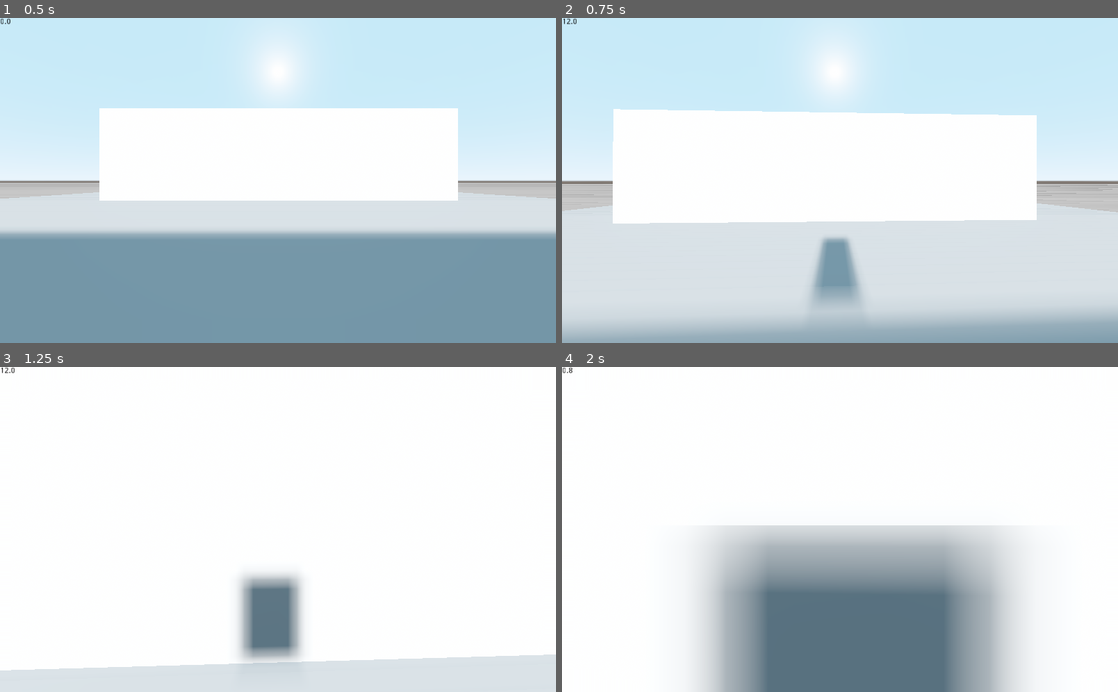
Above: before the commit, frames 1-4 (two rows, left to right).
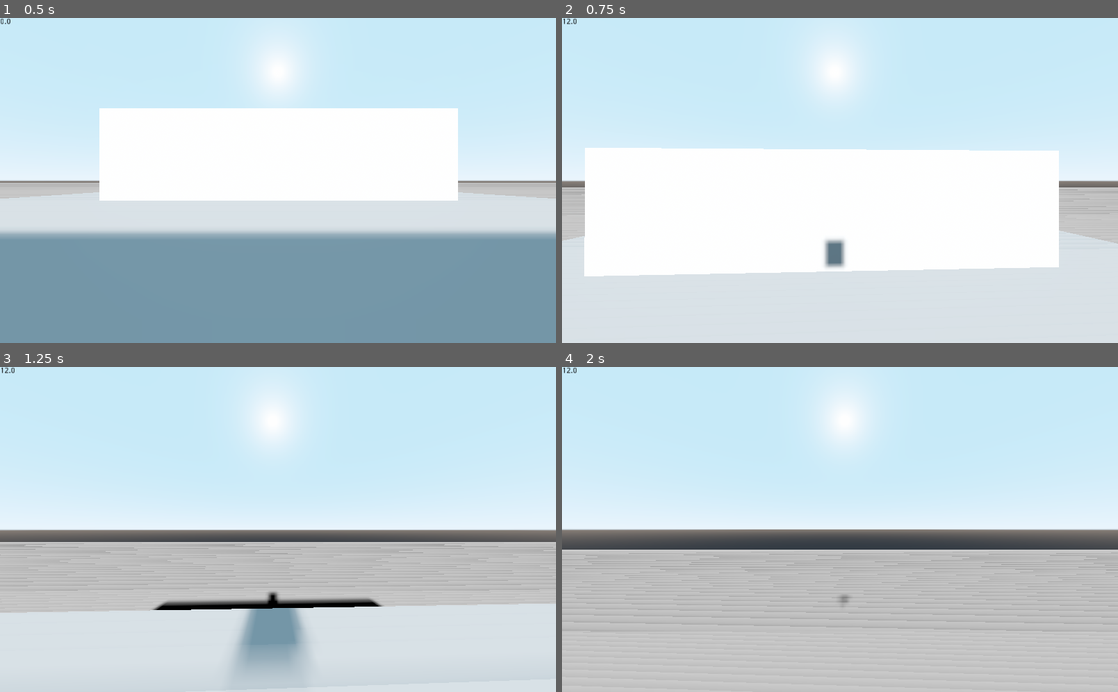
Above: after the commit, the same moments.

Repository: olliejames97/godot-fps
Game: Godot game, scene res://Test.tscn
Same seed, same stepped clock (60 frames per second), same inputs: the game is played once before the commit and once after it.
Inputs (mouse positions are in pixels of both pictures, inside the frame that each line leads up to):
- Up to frame 1 (0.5 s): no input
- Up to frame 2 (0.75 s): move the mouse to (867, 180) at 0.52 s; hold W (move_forward) from 0.53 s (still down); hold Space (jump) from 0.53 s (still down)
- Up to frame 3 (1.25 s): keep holding W (move_forward); keep holding Space (jump)
- Up to frame 4 (2 s): keep holding W (move_forward); move the mouse to (812, 529) at 1.27 s; release Space (jump) at 1.28 s; click (812, 529) at 1.35 s; tap Space (jump) at 1.52, 1.55, 1.82 s

Frame 1 is identical in both runs. In frame 2, 34% of the frame differs, in the area x 0-100%, y 27-100%; in frame 3, 89%; in frame 4, 93%, in the area x 0-100%, y 0-100%.

Commit message:
Basic movement

Diff:
--- a/Player.gd
+++ b/Player.gd
@@ -6,7 +6,7 @@
 export(int) var speed = 12
 export(float) var mouse_sensitivity = 0.0006  # radians/pixel
 
-export(int) var jump_speed = 8
+export(int) var jump_speed = 20
 
 var velocity = Vector3()
 var jump = false
@@ -56,46 +56,22 @@
 
 
 func _physics_process(delta):
-	velocity.y += gravity * delta
+
 	var desired_dir = get_input()
 
-	# velocity = ground_velocity(desired_dir, velocity)
-	velocity = ground_velocity_2(desired_dir, speed, velocity, ground_acceleration)
+
+	velocity.y += gravity * delta
+	var desired_velocity = get_input() * speed
+
+	velocity.x = desired_velocity.x
+	velocity.z = desired_velocity.z
 	velocity = move_and_slide(velocity, Vector3.UP, true)
 
 
+	# for debug only
 	calculated_speed = sqrt(velocity.x * velocity.x + velocity.z * velocity.z)
 	$Label.set_text("%.1f" % calculated_speed)
 
 	if jump:
 		if is_on_floor() or is_on_wall():
 			velocity.y = jump_speed
-
-
-func ground_velocity_2(wishdir, wishspeed, vel, accel):
-	# vel = friction(vel, wishdir, 0.5)
-	vel = acceleration(wishdir, wishspeed, vel, accel)
-	return vel
-
-
-var current_speed = 0
-func friction(vel, wishdir, amount):
-	if wishdir.x == 0:
-		vel.x = lerp(vel.x, 0, amount)
-	if wishdir.z == 0:
-		vel.z = lerp(vel.z, 0, amount)
-
-	return vel
-
-func acceleration(wishdir, wishspeed, vel, amount):
-	current_speed = vel.dot(wishdir)
-	var add_speed = wishspeed - current_speed
-	var accel_speed = amount * wishspeed
-	if accel_speed > add_speed:
-		accel_speed = add_speed
-
-
-	vel.x += accel_speed * wishdir.x
-	vel.z += accel_speed * wishdir.z
-
-	return vel
